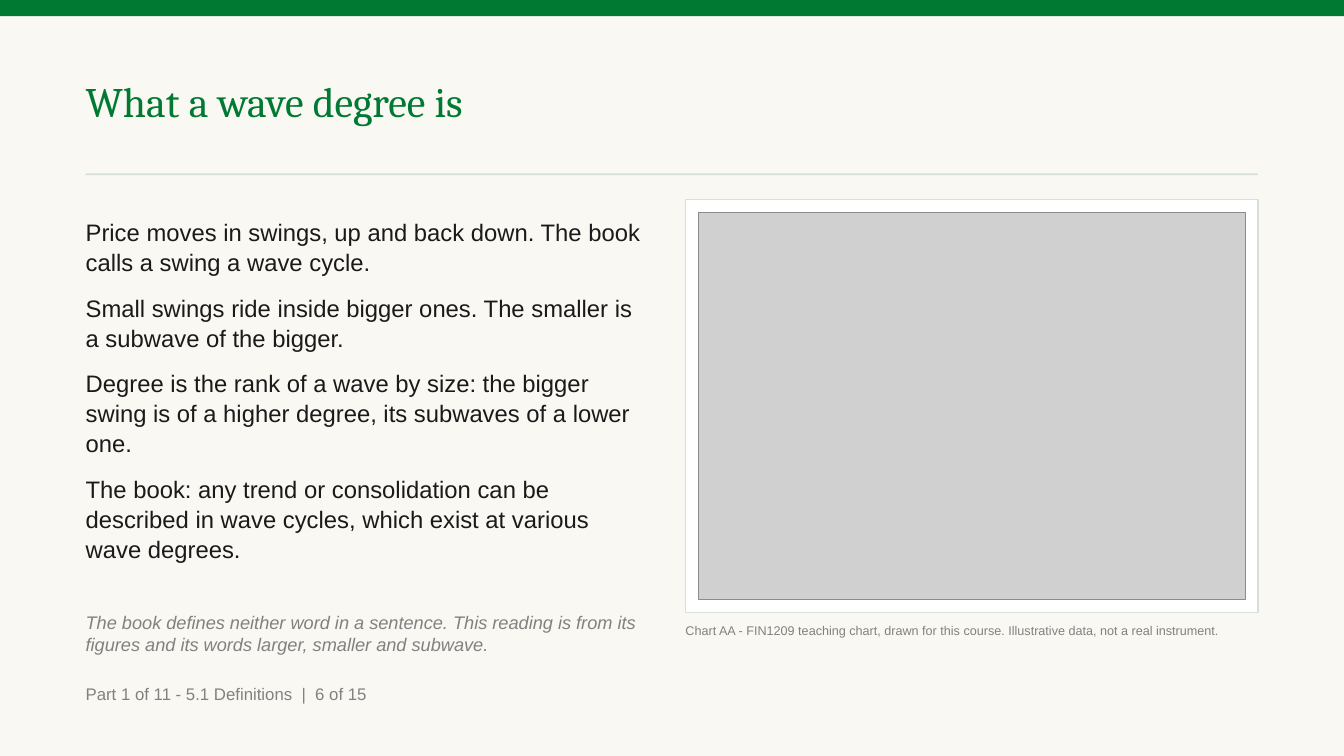
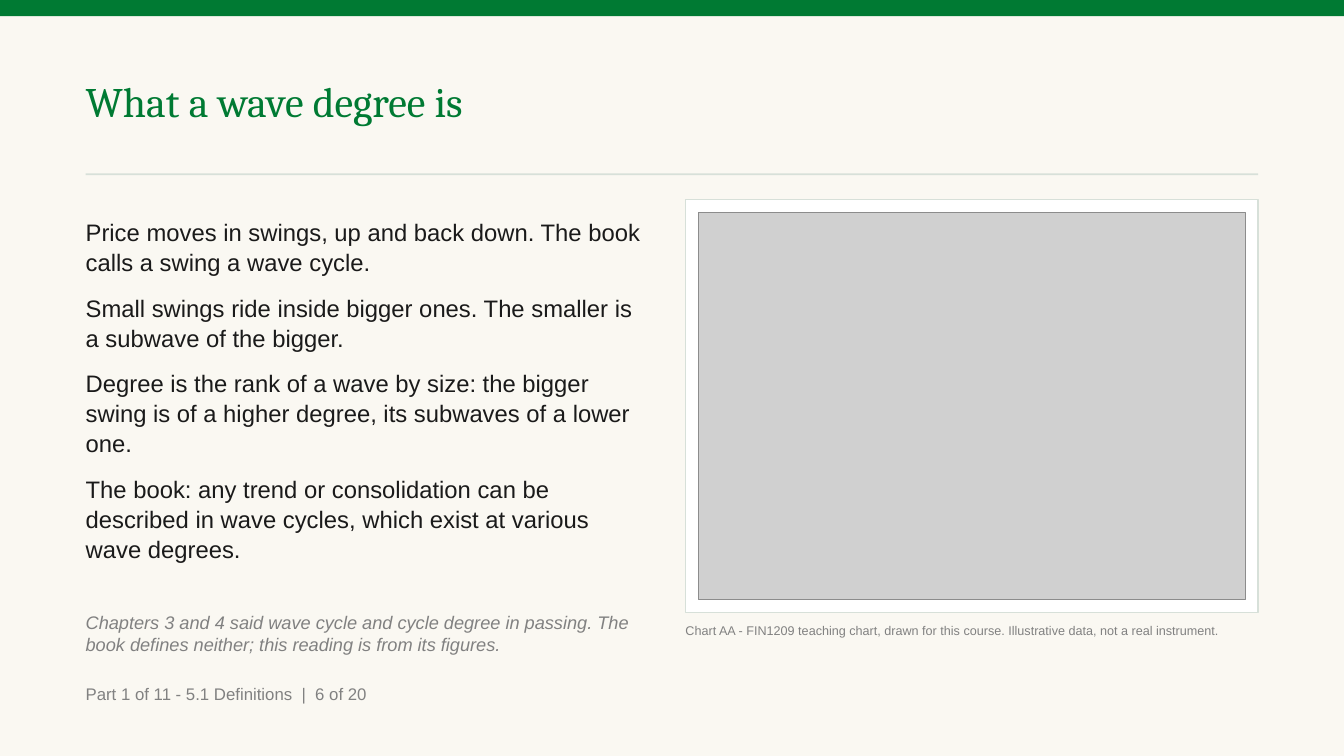
Before and after one commit to benjiesotelo-sudo/Telos_FIN1209, a slide deck: slide 11 of chapter-05/FIN1209-Chapter-05.pptx. Drawn at 1344x756 pixels with LibreOffice and Linux fonts; fonts in the diff are those of the drawing; grey boxes stand for pictures. Boxes give left, top, right and bottom in pixels: in the first picture for what was removed or moved away, otherwise in the second. Text is boxed around its words. In the diff, an @@ line names an element or a change of style, - is before the commit and + after.

Commit message:
Recall breakout by chapter before Chapter 5 widens it
The instructor read the breakout slide in 5.1 as contradicting Chapters 2
and 4, which had used the word only of price leaving a range. No chapter and
not the book ever defines it. Four slides now stand where one did: the
recall, by chapter, on Chapter 4's own PHP 40 to PHP 44 range; what Chapter
5 adds, a breakout through any level; the book's Figure 5.8; and the three
levels on price bars, with the stretch under the top read as a consolidation
at a higher degree. The slide says that join is ours.

Every term Chapters 1 to 4 mark, and every word they taught by use, was then
checked against this deck. Each recall names its chapter on the slide and no
longer only in the cue, because the deck is studied from a PDF with no cues.
Convergence, penetration, the consolidation phase and the filters say how
this chapter's use differs. chapter-05/README.md has the table and
TEMPLATE.md the rule.

Figures 5.7 and 5.9 get a companion chart on price bars, and the bar
stochastic gets a measured bar so Figure 5.18 can sit beside the
characteristic it draws. Six charts, AD to AI, on existing chartkit forms,
so no earlier chapter is rebuilt. The deck is 147 slides and 260 minutes at
the calibrated rate, and no pair slide is set below 17 point.

```diff
--- a/chapter-05/FIN1209-Chapter-05.pptx
+++ b/chapter-05/FIN1209-Chapter-05.pptx
@@ text at [86, 616, 628, 655]: text changed @@
-The book defines neither word in a sentence. This reading is from its figures and its words larger, smaller and subwave.
+Chapters 3 and 4 said wave cycle and cycle degree in passing. The book defines neither; this reading is from its figures.
@@ text at [86, 688, 367, 700]: text changed @@
-Part 1 of 11 - 5.1 Definitions | 6 of 15
+Part 1 of 11 - 5.1 Definitions | 6 of 20
```
Also in this commit, not shown: 54 other slides changed, 6 slides added, 6 other files.
